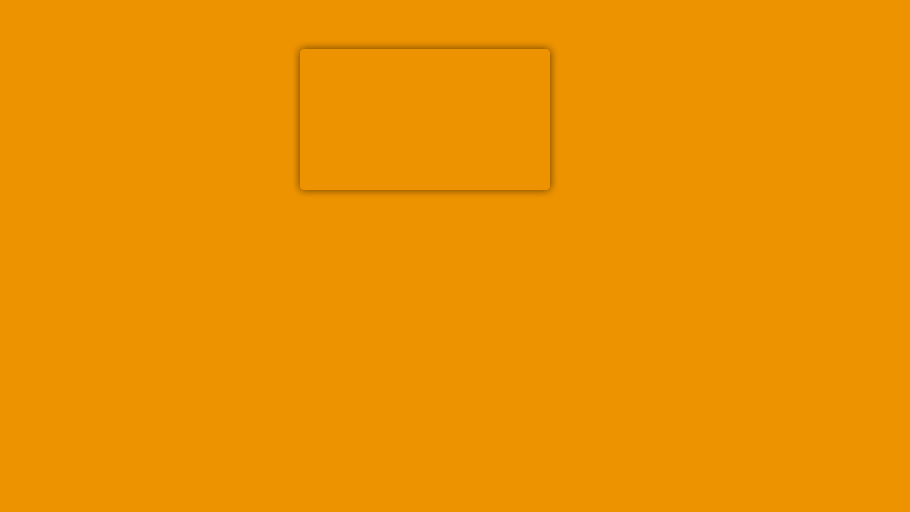
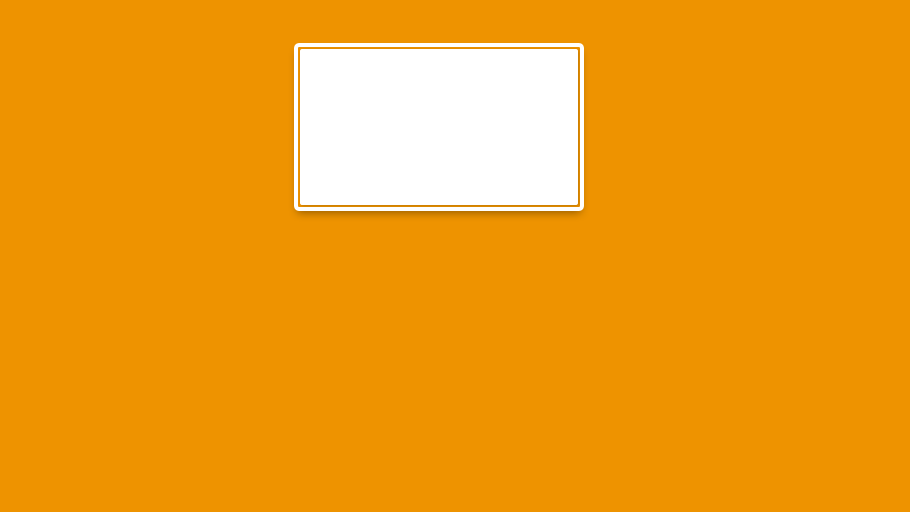
Layers edited between the first and the second 910px x 512px image:
showed group "button" (3 layers) over <box>297,46,582,211</box>
showed "focus" (1st of 4, in "button"), painted on it, unmasked it over <box>297,46,582,211</box>
showed "mask" (1st of 4, in "button"), painted on it, unmasked it over <box>300,49,578,205</box>
showed "shadow" (1st of 7, in "button"), painted on it, unmasked it over <box>300,49,578,205</box>
hid group "wide videoscreen" (2 layers) over <box>300,49,550,221</box>
painted on "shadow" (3rd of 7, in "wide videoscreen"), unmasked it over <box>300,49,550,190</box>
